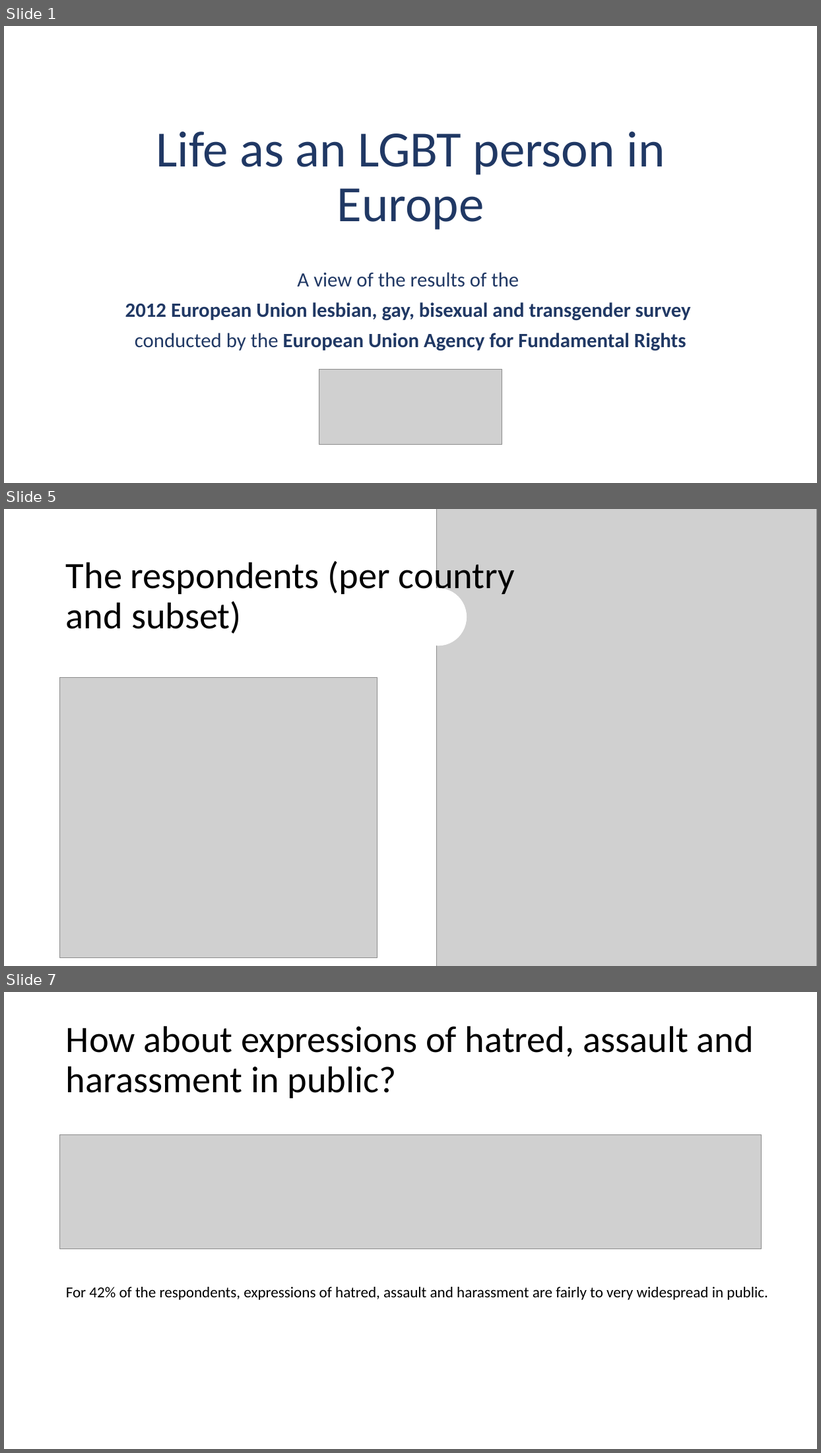
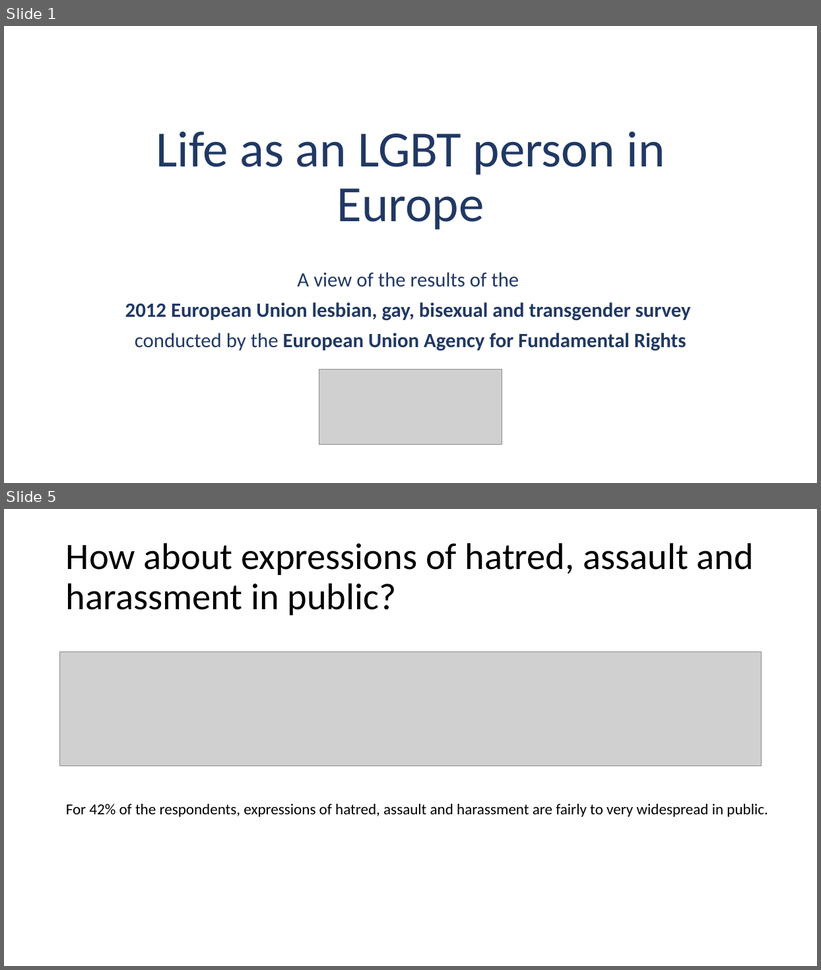
Before and after one commit to iamlex006/LexMidBootcampProj, a slide deck: QES Survey 20220210.pptx. Shown one above the other, each under a label of ours: slides 1, 5 and 7 before the commit, slides 1 and 5 after it; the slides between them are not shown. The pictures are 821x1453 and 821x970 pixels, drawn with LibreOffice and Linux fonts; fonts in the diff are those of the drawing; grey boxes stand for pictures. Boxes give left, top, right and bottom in pixels: in the first picture for what was removed or moved away, otherwise in the second. Text is boxed around its words. In the diff, an @@ line names an element or a change of style, - is before the commit and + after.

```diff
--- a/QES Survey 20220210.pptx
+++ b/QES Survey 20220210.pptx
@@ slide 5 removed at <box>4,509,817,966</box>, background #FFFFFF @@
@@ picture removed at <box>436,509,817,966</box> @@
@@ title removed at <box>66,557,515,634</box> @@
-The respondents (per country and subset)
@@ ellipse removed at <box>411,589,467,646</box> @@
@@ picture removed at <box>60,677,378,958</box> @@
@@ what was slide 7 is now slide 5 @@
```
Also in this commit, not shown: 7 slides changed, 2 other slides removed, 2 other files.
